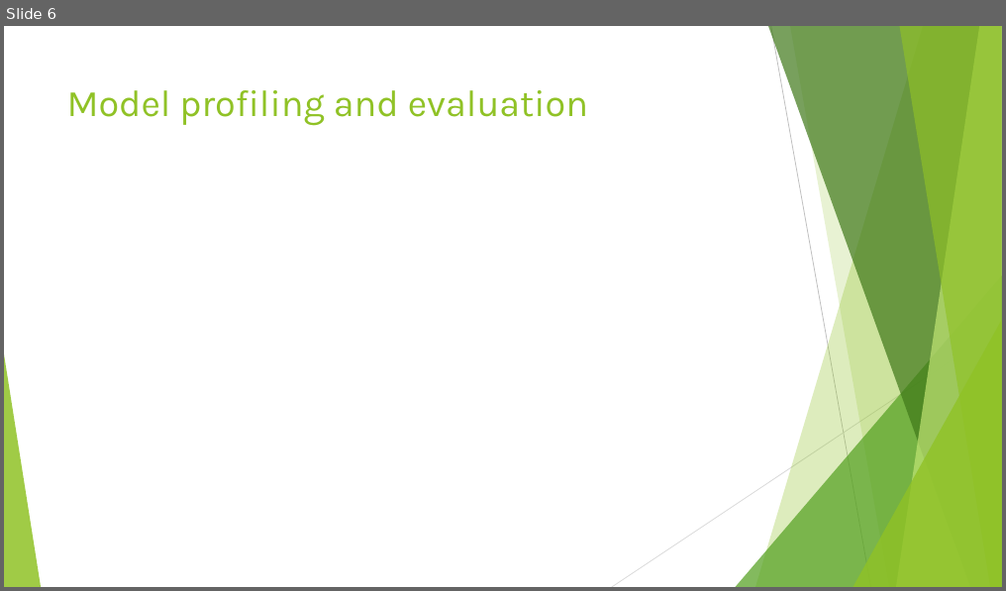
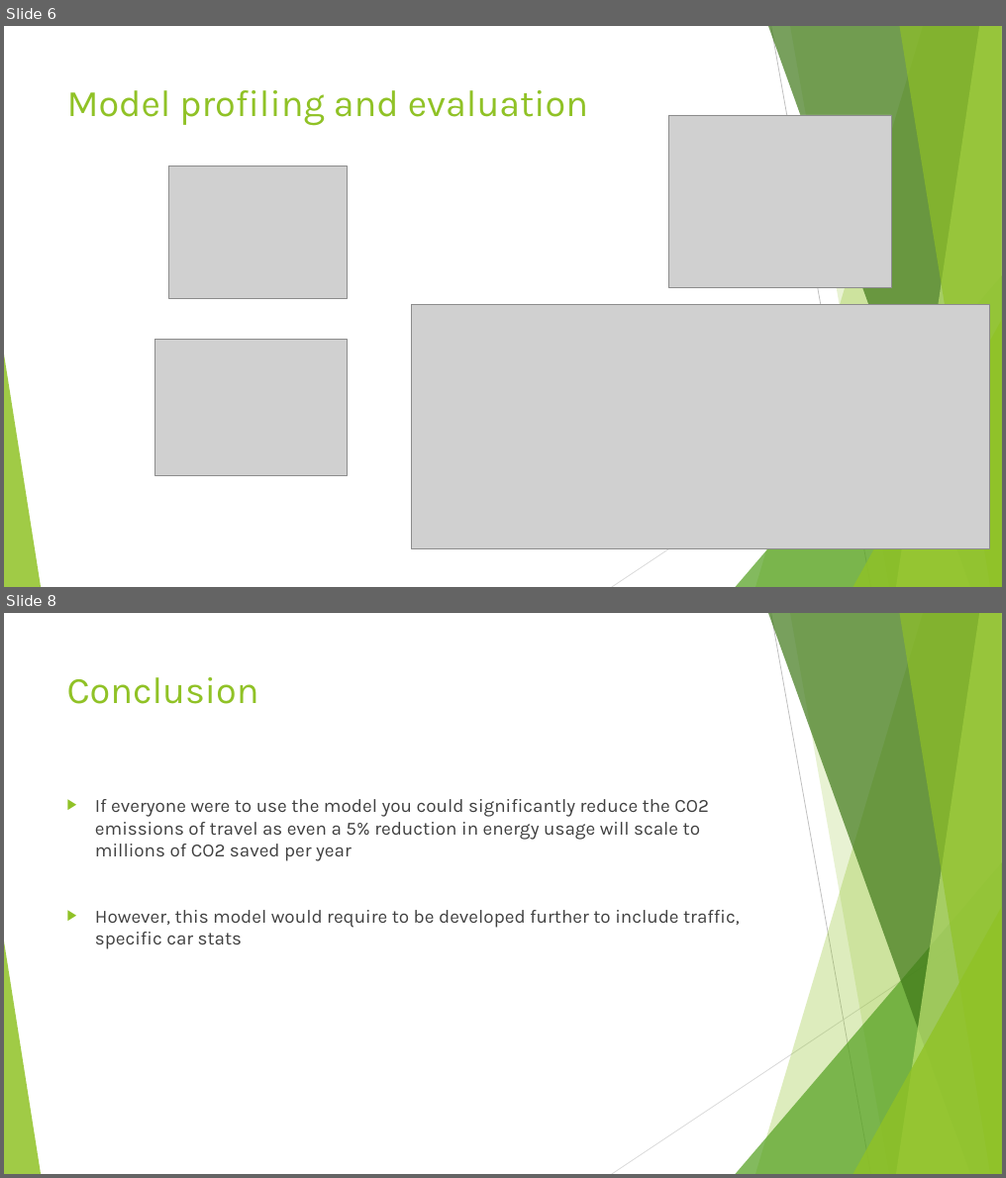
Before and after one commit to VlaStudy/ModelMapping, a slide deck: SustainabilityInNavigationPresentation.pptx. Shown one above the other, each under a label of ours: slide 6 before the commit, slides 6 and 8 after it; the slides between them are not shown. The pictures are 1006x591 and 1006x1178 pixels, drawn with LibreOffice and Linux fonts; fonts in the diff are those of the drawing; grey boxes stand for pictures. Boxes give left, top, right and bottom in pixels: in the first picture for what was removed or moved away, otherwise in the second. Text is boxed around its words. In the diff, an @@ line names an element or a change of style, - is before the commit and + after.

```diff
--- a/SustainabilityInNavigationPresentation.pptx
+++ b/SustainabilityInNavigationPresentation.pptx
@@ slide 8 added at (4,613,1002,1174), background #FFFFFF; not listed: 10 template elements that a slide beside it also shows @@
@@ title added at (67,677,259,704), 36 pt, text #90C226 @@
+Conclusion
@@ text added at (95,799,740,950), 18 pt, text #404040 @@
+▶ If everyone were to use the model you could significantly reduce the CO2 emissions of travel as even a 5% reduction in energy usage will scale to millions of CO2 saved per year
+▶ However, this model would require to be developed further to include traffic, specific car stats
@@ slide 6 changed as well @@
@@ picture added at (668,115,892,288) @@
@@ picture added at (168,166,347,298) @@
@@ picture added at (411,305,989,550) @@
@@ picture added at (155,339,347,475) @@
```
Also in this commit, not shown: 5 other slides changed, 2 other slides added, 3 slides removed, 2 other files.
